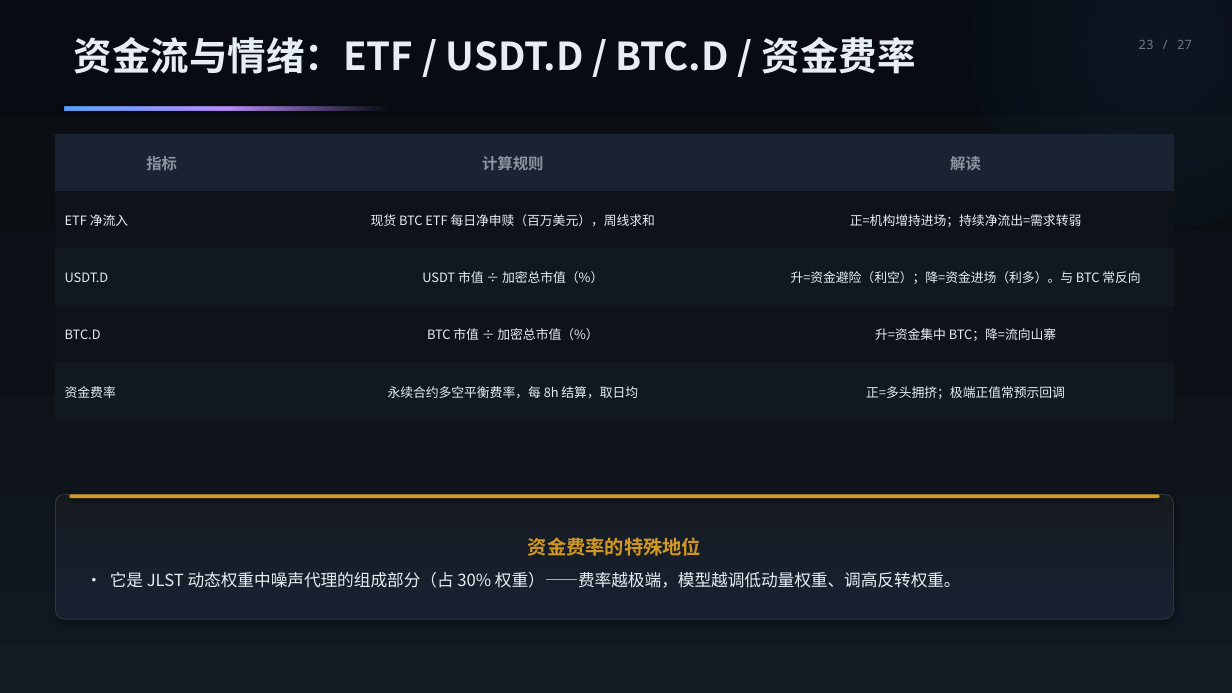
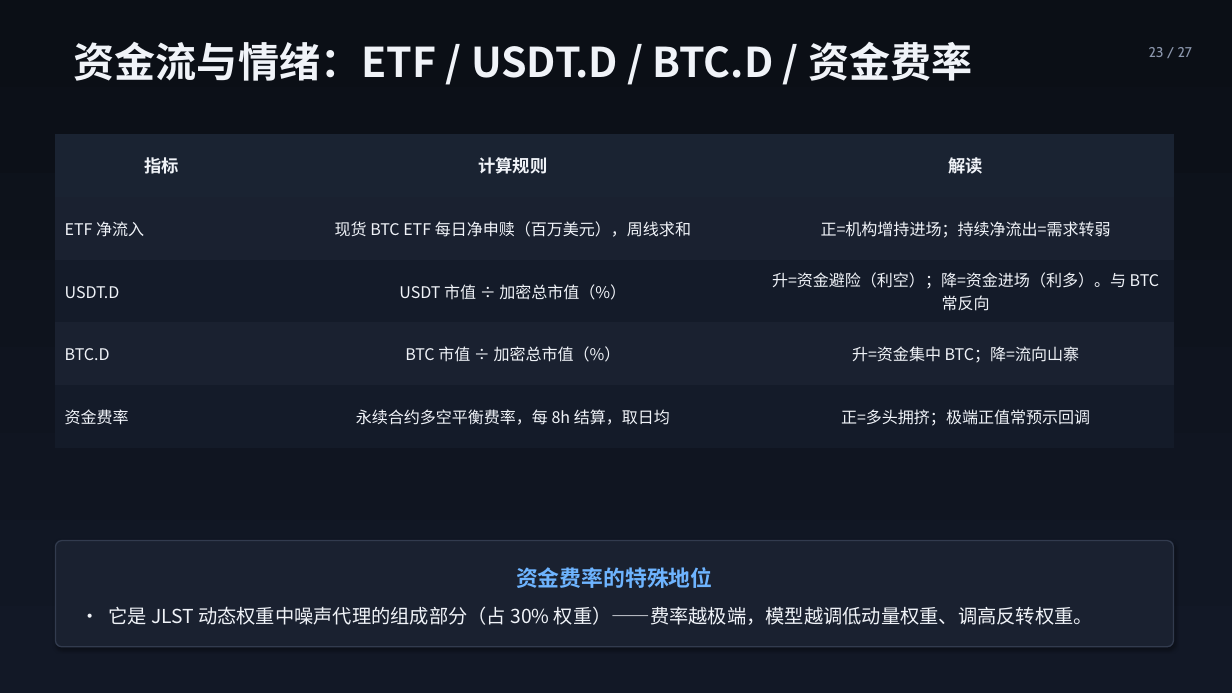
Before and after one commit to hhysteric/btc-momentum-pro, a slide deck: slide 23 of BTC_Momentum_演示.pptx. Drawn at 1232x693 pixels with LibreOffice and Linux fonts; fonts in the diff are those of the drawing. Boxes give left, top, right and bottom in pixels: in the first picture for what was removed or moved away, otherwise in the second. Text is boxed around its words. In the diff, an @@ line names an element or a change of style, - is before the commit and + after.

```diff
--- a/BTC_Momentum_演示.pptx
+++ b/BTC_Momentum_演示.pptx
@@ background #FFFFFF to gradient #0B0F16 to #121826 @@
@@ ellipse removed at (x1=970, y1=0, x2=1232, y2=231) @@
@@ text "资金流与情绪：ETF / USDT.D / BTC.D ..." at (x1=74, y1=42, x2=972, y2=81): size 30 to 32 pt, text colour #E6EDF3 to #F0F3F8 @@
@@ text "23 / 27" moved from (x1=1138, y1=40, x2=1192, y2=49) to (x1=1149, y1=47, x2=1192, y2=57) @@
@@ text "23 / 27" at (x1=1149, y1=47, x2=1192, y2=57): size 10 to 11 pt, font Noto Sans Mono to Cabin, text colour #6E7681 to #8B96AC @@
@@ rectangle removed at (x1=65, y1=106, x2=388, y2=110) @@
@@ table at (x1=55, y1=134, x2=1174, y2=448) @@
@@ fill #0E1219 to #1A2130 in 6 cells @@
@@ fill #121820 to #141B29 in 6 cells @@
@@ size 12 to 13.5 pt, text colour #8B949E to #F0F3F8 in "指标", "计算规则", "解读" @@
@@ size 10 to 12.5 pt, text colour #E6EDF3 to #F0F3F8 @@
@@ rounded rectangle removed at (x1=69, y1=494, x2=1160, y2=498) @@
@@ rounded rectangle "资金费率的特殊地位" resized from (x1=55, y1=494, x2=1174, y2=619) to (x1=55, y1=541, x2=1174, y2=647) @@
@@ rounded rectangle "资金费率的特殊地位" at (x1=55, y1=541, x2=1174, y2=647): size 15 to 17 pt, text colour #D29922 to #6EB4FF in "资金费率的特殊地位"; size 13 to 15 pt, text colour #E6EDF3 to #F0F3F8 in "• 它是 JLST 动态权重中噪声代理的组成部分（占 30% 权重）——费率越极端，模型越调低动量权重、调高反转权重。"; more space between paragraphs; fill gradient #161B22 to #1A2030 to #1A2130; outline #30363D 0.75 pt to #323B4E 1 pt; shadow changed; proportions changed @@
```
Also in this commit, not shown: 26 other slides changed, 1 other file.
